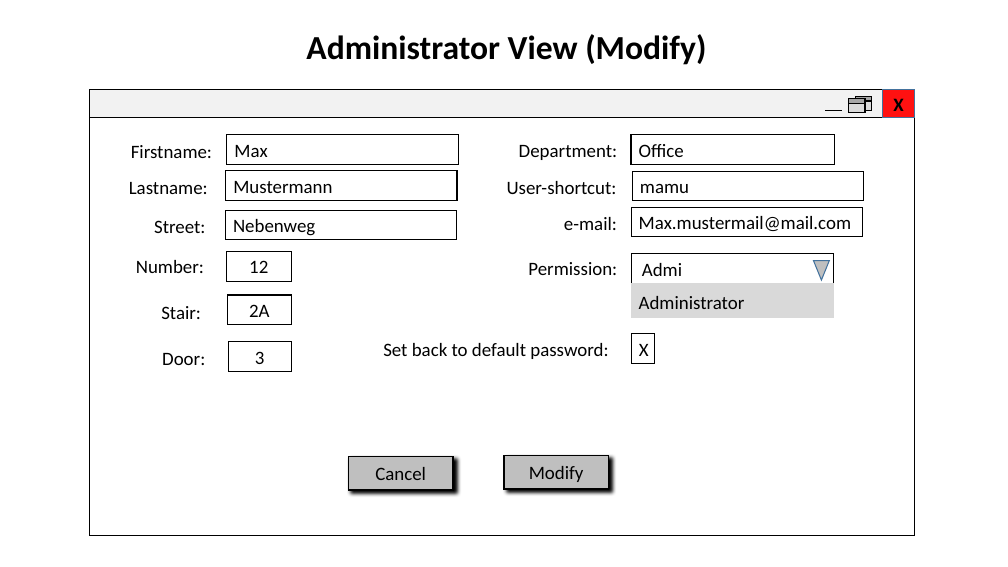
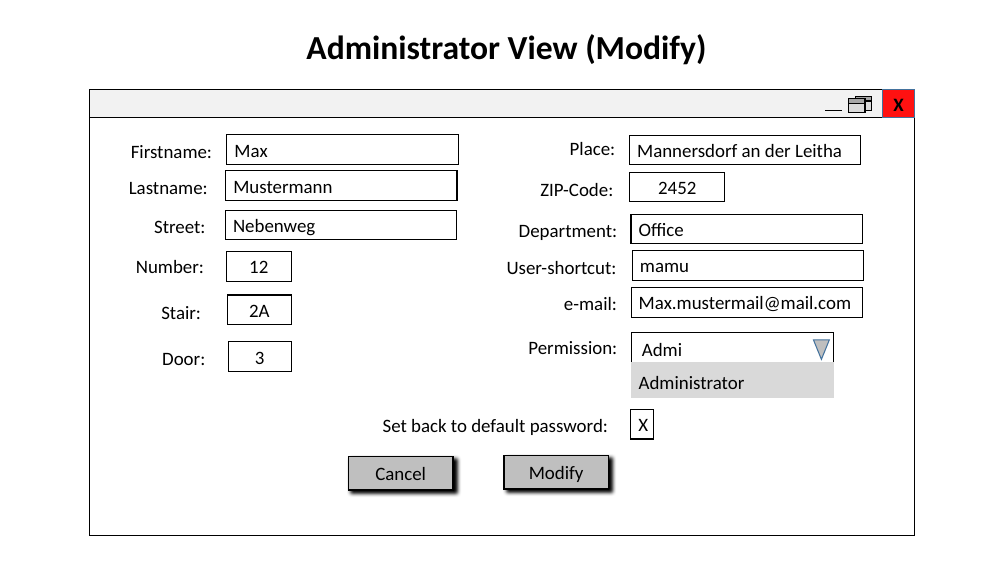
Before and after one commit to Stekal89/TimeRecorder, a slide deck: slide 8 of TimeRecorder_Desktop/Planing/TimeRecorderMokup.pptx. Drawn at 1008x567 pixels with LibreOffice and Linux fonts; fonts in the diff are those of the drawing. Boxes give left, top, right and bottom in pixels: in the first picture for what was removed or moved away, otherwise in the second. Text is boxed around its words. In the diff, an @@ line names an element or a change of style, - is before the commit and + after.

Commit message:
#3 Define Database for Time Recorder
- Created the file
- finished following tasks:
+ Define Database for Time Recorder
+ Create a ERM
+ Create the relation modell (Create Testdata)
- I also did a update on the Mokup script, there were missing:
+ Places
+ ZIP-Code

```diff
--- a/TimeRecorder_Desktop/Planing/TimeRecorderMokup.pptx
+++ b/TimeRecorder_Desktop/Planing/TimeRecorderMokup.pptx
@@ text added at (x1=570, y1=142, x2=616, y2=155), 18 pt, text #000000 @@
+Place:
@@ rectangle added at (x1=630, y1=135, x2=861, y2=165), fill #FFFFFF, outline #000000 1 pt, 18 pt, text #000000 @@
+Mannersdorf an der Leitha
@@ rectangle added at (x1=630, y1=172, x2=725, y2=202), fill #FFFFFF, outline #000000 1 pt, 18 pt, text #000000 @@
+2452
@@ text added at (x1=540, y1=183, x2=613, y2=196), 18 pt, text #000000 @@
+ZIP-Code:
@@ rectangle "Office" resized from (x1=631, y1=135, x2=835, y2=164) to (x1=631, y1=214, x2=863, y2=243) @@
@@ 6 texts, 4 rectangles, 1 triangle moved together from (x1=507, y1=145, x2=864, y2=318) to (x1=507, y1=225, x2=864, y2=398) @@
@@ text "Set back to default password:" moved from (x1=383, y1=343, x2=608, y2=359) to (x1=383, y1=419, x2=608, y2=435) @@
@@ rectangle "X" moved from (x1=631, y1=333, x2=654, y2=363) to (x1=631, y1=409, x2=653, y2=439) @@
```
Also in this commit, not shown: 1 other slide changed, 1 other file.
